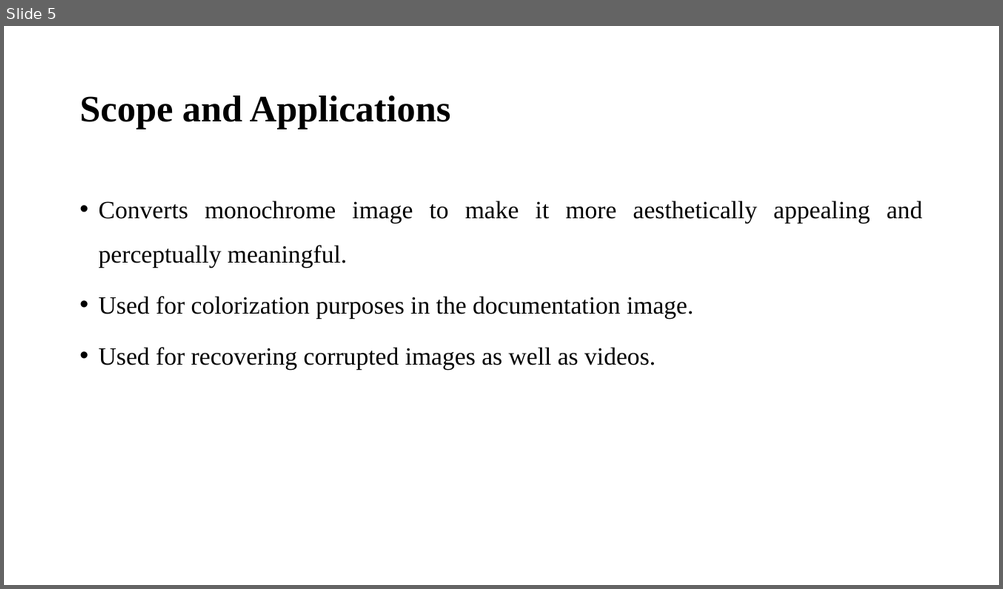
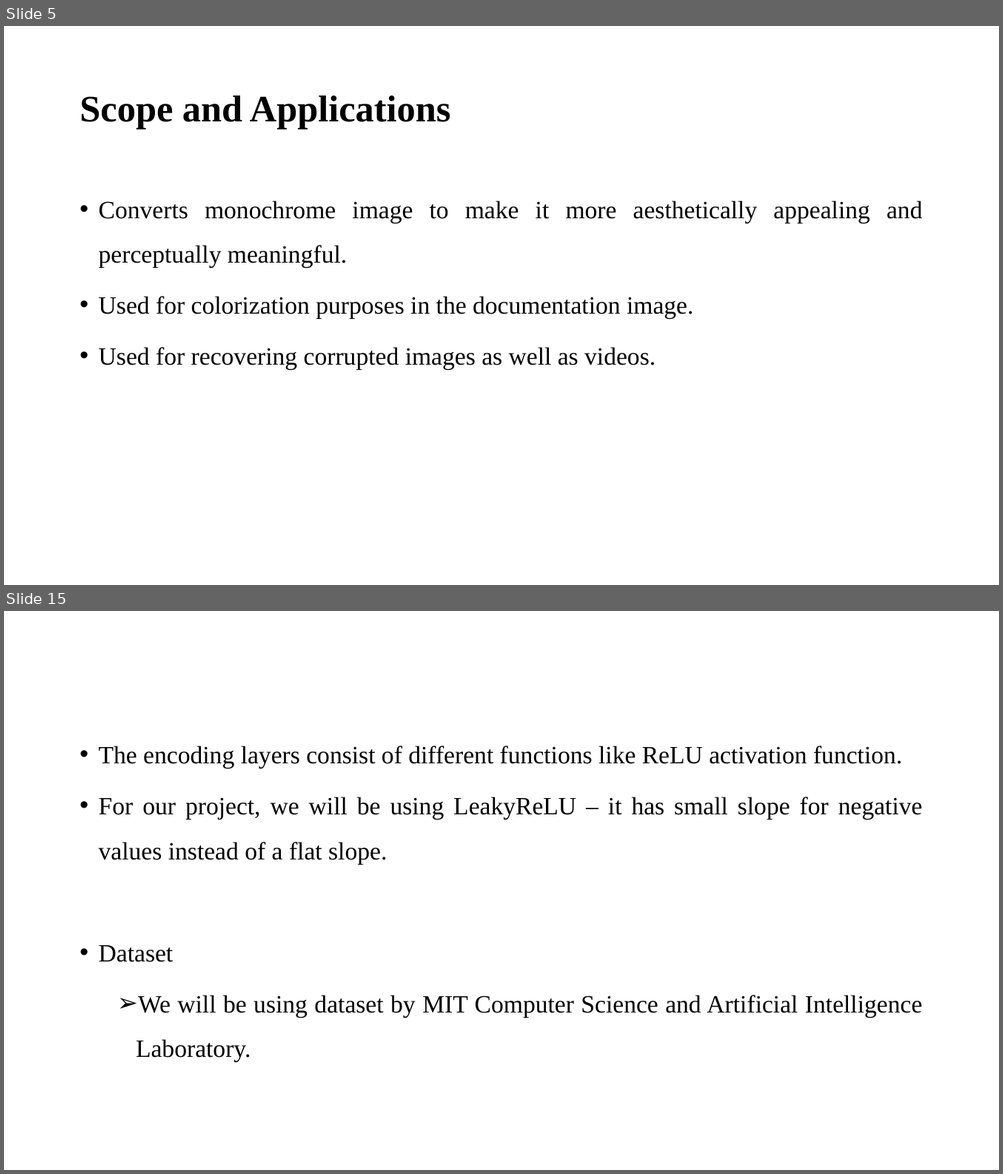
Before and after one commit to sujanW0W/MajorProject, a slide deck: Image colorization and Inpainting/Image inpainting and colourization.pptx. Shown one above the other, each under a label of ours: slide 5 before the commit, slides 5 and 15 after it; the slides between them are not shown. The pictures are 1003x589 and 1003x1174 pixels, drawn with LibreOffice and Linux fonts; fonts in the diff are those of the drawing. Boxes give left, top, right and bottom in pixels: in the first picture for what was removed or moved away, otherwise in the second. Text is boxed around its words. In the diff, an @@ line names an element or a change of style, - is before the commit and + after.

```diff
--- a/Image colorization and Inpainting/Image inpainting and colourization.pptx
+++ b/Image colorization and Inpainting/Image inpainting and colourization.pptx
@@ slide 15 added at [4,611,999,1170], background #FFFFFF @@
@@ text added at [99,746,922,1062], 24.1 pt, text #000000 @@
+• The encoding layers consist of different functions like ReLU activation function.
+• For our project, we will be using LeakyReLU – it has small slope for negative values instead of a flat slope.
+• Dataset
+  ➢ We will be using dataset by MIT Computer Science and Artificial Intelligence Laboratory.
```
Also in this commit, not shown: 15 slides changed, 7 other slides added.
